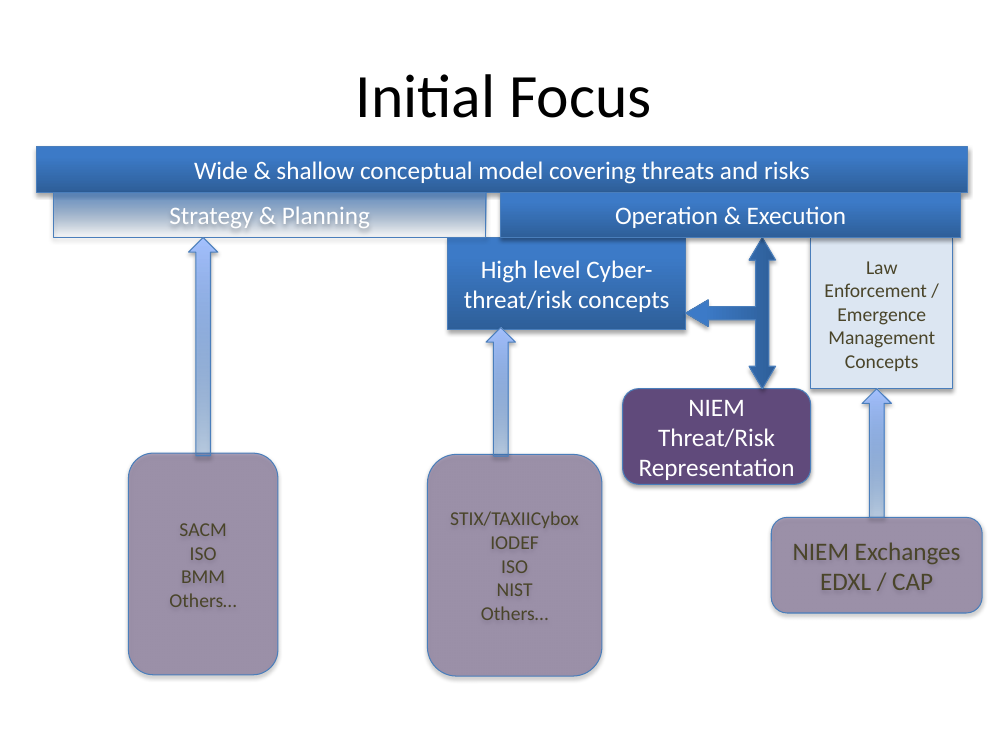
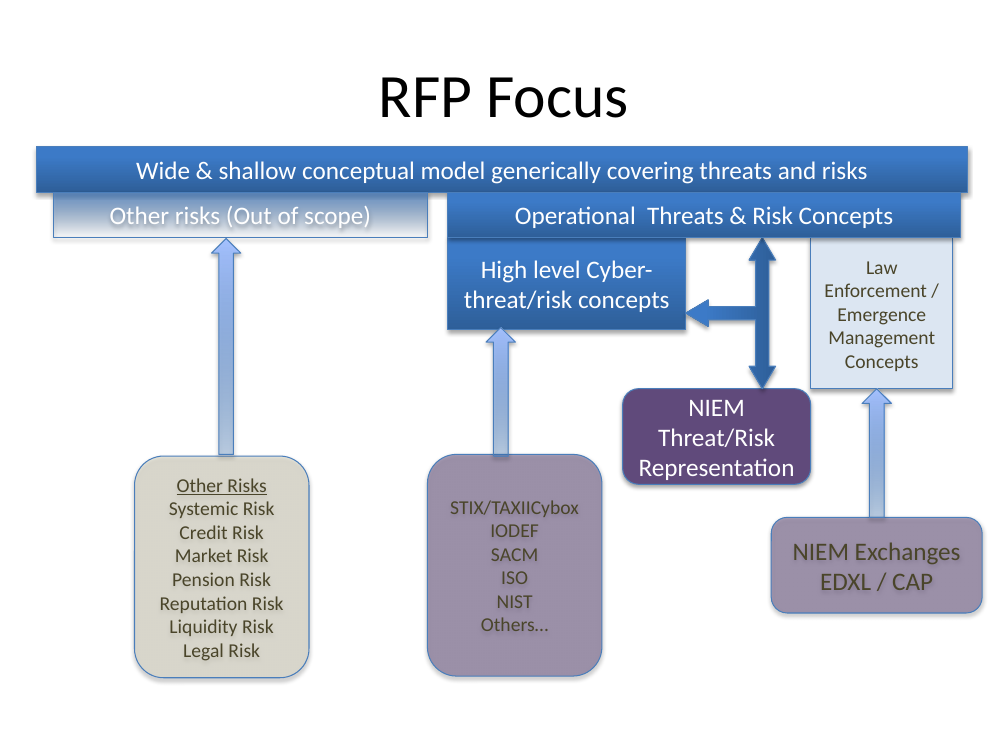
Before and after one commit to omg-threat-modeling/phase1, a slide deck: slide 3 of docs/RFP/Threat-Risk RFP Pictures.pptx. Drawn at 1008x756 pixels with LibreOffice and Linux fonts; fonts in the diff are those of the drawing. Boxes give left, top, right and bottom in pixels: in the first picture for what was removed or moved away, otherwise in the second. Text is boxed around its words. In the diff, an @@ line names an element or a change of style, - is before the commit and + after.

```diff
--- a/docs/RFP/Threat-Risk RFP Pictures.pptx
+++ b/docs/RFP/Threat-Risk RFP Pictures.pptx
@@ title at (379,77,628,118): text changed @@
-Initial Focus
+RFP Focus
@@ text in rectangle at (136,161,867,184): text changed @@
-Wide & shallow conceptual model covering threats and risks
+Wide & shallow conceptual model generically covering threats and risks
@@ rectangle "Other risks (Out of scope)": place and size @@
-rectangle "Other risks (Out of scope)" at (53,193,486,238)
+rectangle "Other risks (Out of scope)" at (53,193,427,238)
@@ text in rectangle at (110,204,371,231): text changed @@
-Strategy & Planning
+Other risks (Out of scope)
@@ rectangle "Operational Threats & Risk Concepts": place and size @@
-rectangle "Operational Threats & Risk Concepts" at (501,193,961,238)
+rectangle "Operational Threats & Risk Concepts" at (448,193,961,238)
@@ text in rectangle at (515,206,893,228): text changed @@
-Operation & Execution
+Operational Threats & Risk Concepts
@@ up arrow: place and size @@
-up arrow at (188,238,218,457)
+up arrow at (212,239,241,455)
@@ rounded rectangle removed at (128,454,277,675) @@
-SACM
-ISO
-BMM
-Others…
@@ rounded rectangle added at (135,456,309,677), fill #DDD9C3 at 49% opacity, outline #4B7EBC 0.75 pt, 14 pt, text #4A452A @@
+Other Risks
+Systemic Risk
+Credit Risk
+Market Risk
+Pension Risk
+Reputation Risk
+Liquidity Risk
+Legal Risk
@@ text in rounded rectangle at (491,548,538,561): paragraph added @@
+SACM
```
Also in this commit, not shown: 3 other files.
